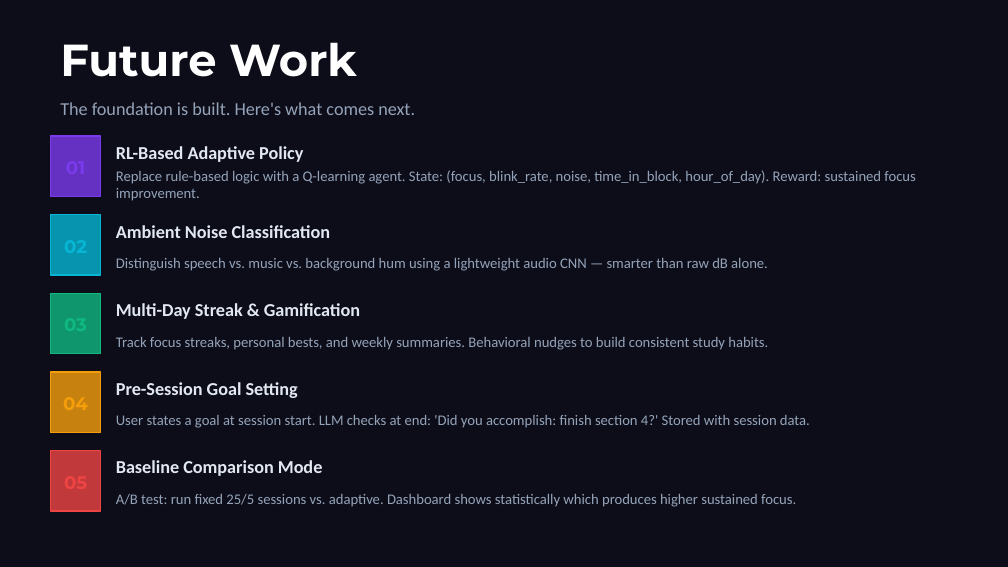
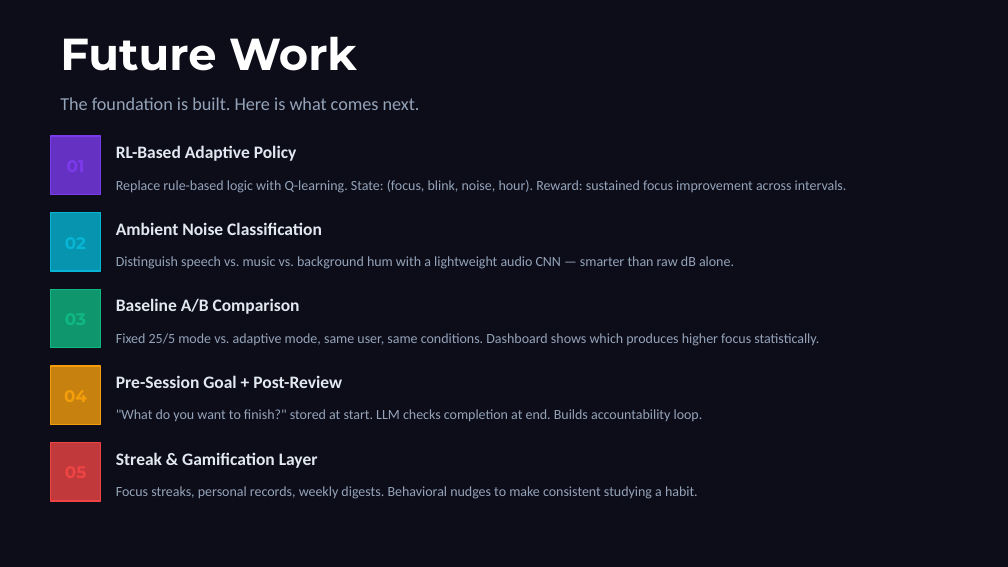
Before and after one commit to safaahussain1/adaptive-pomodoro-buddy, a slide deck: slide 10 of CS153_Pomodoro_Buddy_Slides.pptx (slide 9 before the commit). Drawn at 1008x567 pixels with LibreOffice and Linux fonts; fonts in the diff are those of the drawing. Boxes give left, top, right and bottom in pixels: in the first picture for what was removed or moved away, otherwise in the second. Text is boxed around its words. In the diff, an @@ line names an element or a change of style, - is before the commit and + after.

```diff
--- a/CS153_Pomodoro_Buddy_Slides.pptx
+++ b/CS153_Pomodoro_Buddy_Slides.pptx
@@ text "Future Work": place and size @@
-text "Future Work" at (60,42,357,77)
+text "Future Work" at (60,36,357,71)
@@ text at (60,97,420,110): text changed @@
-The foundation is built. Here's what comes next.
+The foundation is built. Here is what comes next.
@@ text "RL-Based Adaptive Policy" at (116,145,297,161): size 13 to 12.5 pt @@
@@ text at (116,180,847,193): text changed; size 10.5 to 10 pt @@
-Replace rule-based logic with a Q-learning agent. State: (focus, blink_rate, noise, time_in_block, hour_of_day). Reward: sustained focus improvement.
+Replace rule-based logic with Q-learning. State: (focus, blink, noise, hour). Reward: sustained focus improvement across intervals.
@@ rectangle: place and size @@
-rectangle at (50,215,101,275)
+rectangle at (50,213,101,271)
@@ text "Ambient Noise Classification" at (116,222,322,235): size 13 to 12.5 pt @@
@@ text at (116,256,734,269): text changed; size 10.5 to 10 pt @@
-Distinguish speech vs. music vs. background hum using a lightweight audio CNN — smarter than raw dB alone.
+Distinguish speech vs. music vs. background hum with a lightweight audio CNN — smarter than raw dB alone.
@@ rectangle: place and size @@
-rectangle at (50,293,101,354)
+rectangle at (50,289,101,348)
@@ text added at (116,298,300,314), 12.5 pt, text #E2E8F0, bold @@
+Baseline A/B Comparison
@@ text removed at (116,303,360,319) @@
-Multi-Day Streak & Gamification
@@ text at (116,333,819,346): text changed; size 10.5 to 10 pt @@
-A/B test: run fixed 25/5 sessions vs. adaptive. Dashboard shows statistically which produces higher sustained focus.
+Fixed 25/5 mode vs. adaptive mode, same user, same conditions. Dashboard shows which produces higher focus statistically.
@@ text removed at (116,337,768,350) @@
-Track focus streaks, personal bests, and weekly summaries. Behavioral nudges to build consistent study habits.
@@ rectangle: place and size @@
-rectangle at (50,372,101,432)
+rectangle at (50,366,101,424)
@@ text at (116,375,342,388): text changed; size 13 to 12.5 pt @@
-Pre-Session Goal Setting
+Pre-Session Goal + Post-Review
@@ text at (116,409,703,421): text changed; size 10.5 to 10 pt @@
-User states a goal at session start. LLM checks at end: 'Did you accomplish: finish section 4?' Stored with session data.
+"What do you want to finish?" stored at start. LLM checks completion at end. Builds accountability loop.
@@ rectangle: place and size @@
-rectangle at (50,451,101,511)
+rectangle at (50,443,101,501)
@@ text removed at (116,460,323,476) @@
-Baseline Comparison Mode
@@ text added at (116,452,318,468), 12.5 pt, text #E2E8F0, bold @@
+Streak & Gamification Layer
@@ text added at (116,486,698,499), 10 pt, text #94A3B8 @@
+Focus streaks, personal records, weekly digests. Behavioral nudges to make consistent studying a habit.
```
Also in this commit, not shown: 9 other slides changed, 1 slide added, 3 other files.
